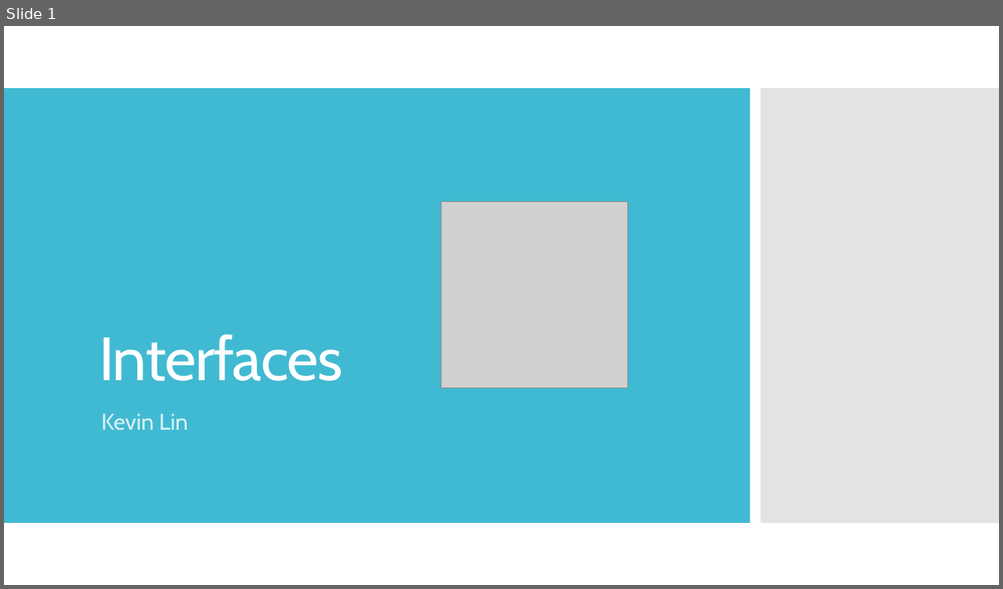
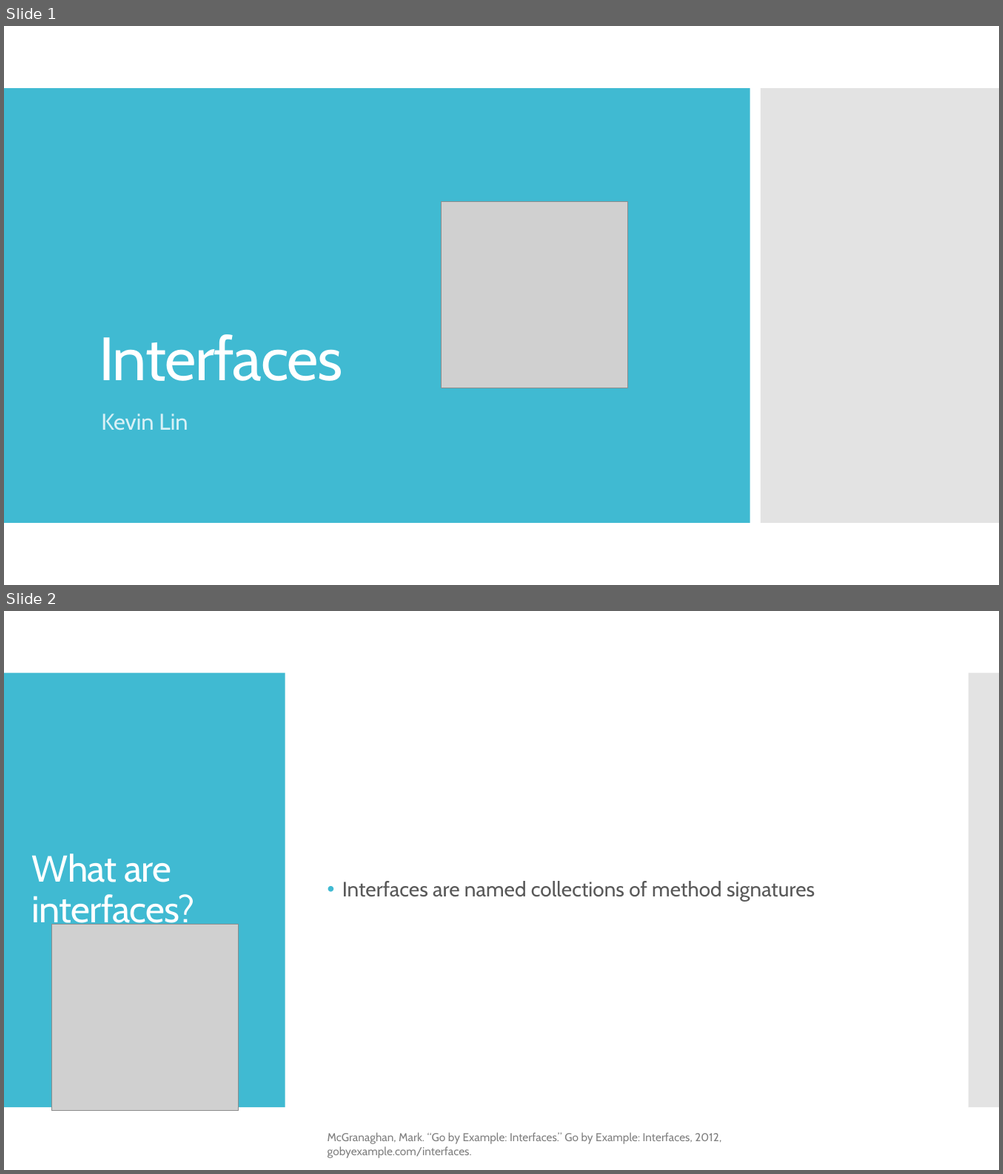
Before and after one commit to kevinlin47/Learn_Go, a slide deck: interfaces/Interfaces.pptx. Shown one above the other, each under a label of ours: slide 1 before the commit, slides 1 and 2 after it. The pictures are 1003x589 and 1003x1174 pixels, drawn with LibreOffice and Linux fonts; fonts in the diff are those of the drawing; grey boxes stand for pictures. Boxes give left, top, right and bottom in pixels: in the first picture for what was removed or moved away, otherwise in the second. Text is boxed around its words. In the diff, an @@ line names an element or a change of style, - is before the commit and + after.

```diff
--- a/interfaces/Interfaces.pptx
+++ b/interfaces/Interfaces.pptx
@@ slide 2 added at box(4, 611, 999, 1170), background #FFFFFF @@
@@ rectangle added at box(4, 673, 285, 1108), fill #40BAD2 @@
@@ rectangle added at box(968, 673, 999, 1108), fill #C8C8C8 at 50% opacity @@
@@ title added at box(32, 854, 194, 930), 36 pt, text #FFFFFF @@
+What are interfaces?
@@ text added at box(342, 881, 814, 902), 20 pt, text #595959 @@
+• Interfaces are named collections of method signatures
@@ picture added at box(52, 924, 239, 1111) @@
@@ text added at box(327, 1133, 721, 1159), 11 pt, text #808080 @@
+McGranaghan, Mark. “Go by Example: Interfaces.” Go by Example: Interfaces, 2012, gobyexample.com/interfaces.
```
Also in this commit, not shown: 3 other slides added, 1 other file.
